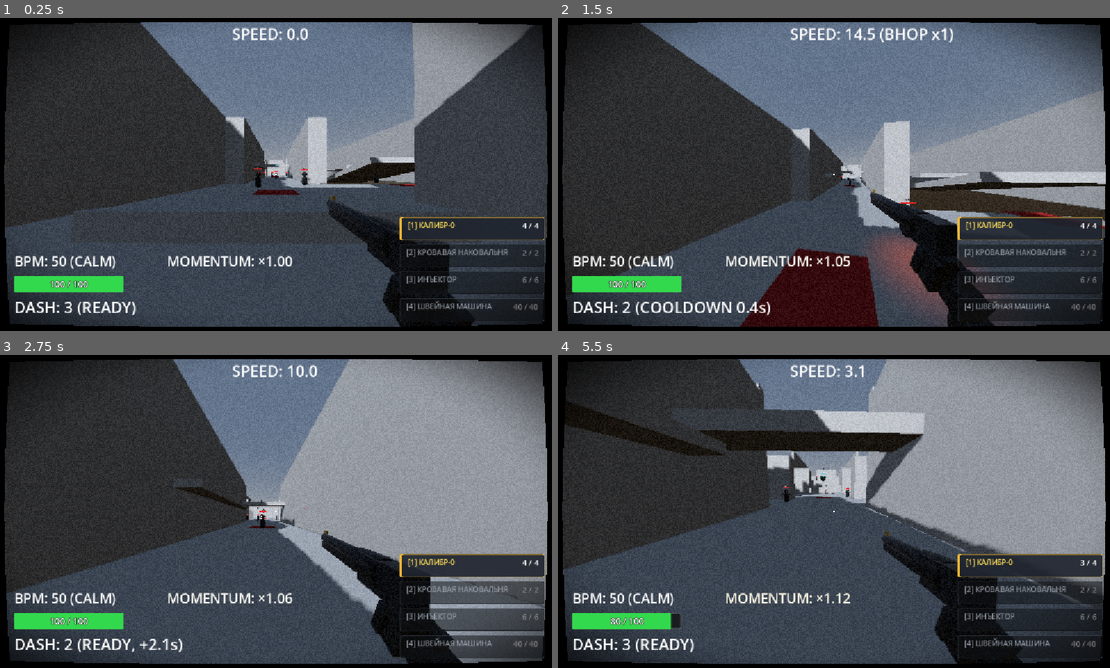
Above: before the commit, frames 1-4 (two rows, left to right).
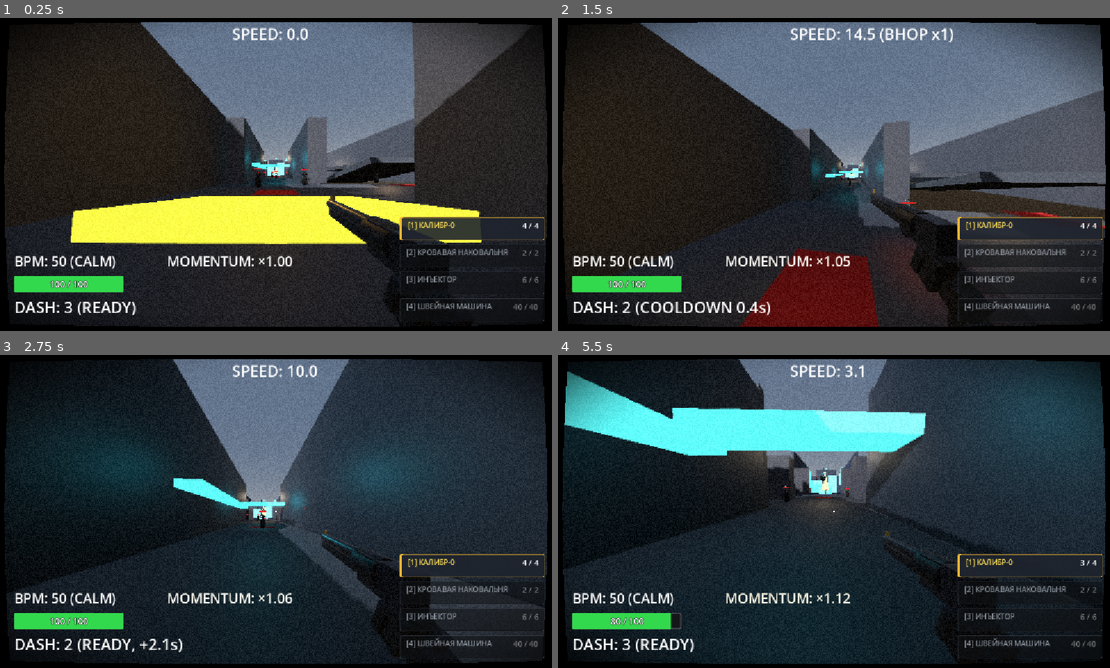
Above: after the commit, the same moments.

Repository: ggou3/voidkill
Game: Godot game, scene res://test_arena.tscn
The game is run twice, just before and just after one commit, with the same random seed, the same clock (stepped at 60 frames per second) and the same inputs. This scene is started directly instead of the project's main scene.
Inputs (mouse positions are in pixels of both pictures, inside the frame that each line leads up to):
- Up to frame 1 (0.25 s): no input
- Up to frame 2 (1.5 s): tap Enter at 0.5 s; move the mouse to (867, 174) at 0.52 s; hold Right mouse button (alt_fire) 0.53-1.28 s; hold W (move_forward) from 0.53 s (still down); tap Space (jump) at 0.77 s; move the mouse to (806, 174) at 1.27 s; tap Shift (dash) at 1.35 s
- Up to frame 3 (2.75 s): keep holding W (move_forward); tap Space (jump) at 1.52 s; move the mouse to (292, 505) at 2.02 s; hold F (melee) from 2.03 s (still down)
- Up to frame 4 (5.5 s): keep holding W (move_forward); move the mouse to (828, 517) at 2.77 s; release F (melee) at 2.78 s; click (828, 517) at 2.85 s; tap Space (jump) at 3.02, 3.77, 4.52 s; move the mouse to (878, 514) at 3.52 s; hold C (slam) 3.53-4.28 s; move the mouse to (789, 508) at 4.27 s; tap Ctrl (slide) at 4.35 s; move the mouse to (839, 511) at 5.02 s; tap 1 at 5.1 s

The runs differ from the first frame. In frame 1, 46% of the frame differs, in the area x 0-100%, y 1-99%; in frame 2, 34%; in frame 3, 74%; in frame 4, 74%.

Commit message:
Add visual differentiation for 7 zones, 4 landmarks, and 6 encounter structures to test_arena

Diff:
--- a/test_arena.tscn
+++ b/test_arena.tscn
@@ -18,6 +18,109 @@
 ambient_light_source = 3
 ambient_light_energy = 0.55
 
+[sub_resource type="StandardMaterial3D" id="Mat_Z1_Floor"]
+albedo_color = Color(0.18, 0.19, 0.22, 1)
+roughness = 0.75
+
+[sub_resource type="StandardMaterial3D" id="Mat_Z1_Wall"]
+albedo_color = Color(0.24, 0.25, 0.28, 1)
+roughness = 0.8
+
+[sub_resource type="StandardMaterial3D" id="Mat_Z1_Ramp"]
+albedo_color = Color(0.85, 0.65, 0.15, 1)
+emission_enabled = true
+emission = Color(0.9, 0.65, 0.15, 1)
+emission_energy_multiplier = 1.8
+
+[sub_resource type="StandardMaterial3D" id="Mat_Z2_Floor"]
+albedo_color = Color(0.12, 0.13, 0.15, 1)
+roughness = 0.7
+
+[sub_resource type="StandardMaterial3D" id="Mat_Z2_Wall"]
+albedo_color = Color(0.14, 0.16, 0.19, 1)
+metallic = 0.35
+roughness = 0.5
+
+[sub_resource type="StandardMaterial3D" id="Mat_Z2_Neon"]
+albedo_color = Color(0.15, 0.9, 1, 1)
+emission_enabled = true
+emission = Color(0.15, 0.9, 1, 1)
+emission_energy_multiplier = 2.5
+
+[sub_resource type="StandardMaterial3D" id="Mat_Z3_Floor"]
+albedo_color = Color(0.1, 0.1, 0.12, 1)
+roughness = 0.65
+
+[sub_resource type="StandardMaterial3D" id="Mat_Z3_Wall"]
+albedo_color = Color(0.17, 0.17, 0.2, 1)
+roughness = 0.6
+
+[sub_resource type="StandardMaterial3D" id="Mat_Z3_Gold"]
+albedo_color = Color(1, 0.82, 0.2, 1)
+emission_enabled = true
+emission = Color(1, 0.82, 0.2, 1)
+emission_energy_multiplier = 3.0
+
+[sub_resource type="StandardMaterial3D" id="Mat_Z4_Floor"]
+albedo_color = Color(0.08, 0.1, 0.15, 1)
+roughness = 0.7
+
+[sub_resource type="StandardMaterial3D" id="Mat_Z4_Wall"]
+albedo_color = Color(0.11, 0.15, 0.22, 1)
+roughness = 0.6
+
+[sub_resource type="StandardMaterial3D" id="Mat_Z4_Tier"]
+albedo_color = Color(0.2, 0.55, 1, 1)
+emission_enabled = true
+emission = Color(0.2, 0.55, 1, 1)
+emission_energy_multiplier = 2.2
+
+[sub_resource type="StandardMaterial3D" id="Mat_Z5_Floor"]
+albedo_color = Color(0.15, 0.08, 0.08, 1)
+roughness = 0.85
+
+[sub_resource type="StandardMaterial3D" id="Mat_Z5_Wall"]
+albedo_color = Color(0.22, 0.1, 0.1, 1)
+roughness = 0.8
+
+[sub_resource type="StandardMaterial3D" id="Mat_Z5_RedGlow"]
+albedo_color = Color(1, 0.15, 0.1, 1)
+emission_enabled = true
+emission = Color(1, 0.15, 0.1, 1)
+emission_energy_multiplier = 3.0
+
+[sub_resource type="StandardMaterial3D" id="Mat_Z6_Floor"]
+albedo_color = Color(0.1, 0.14, 0.12, 1)
+roughness = 0.7
+
+[sub_resource type="StandardMaterial3D" id="Mat_Z6_Wall"]
+albedo_color = Color(0.15, 0.2, 0.18, 1)
+roughness = 0.6
+
+[sub_resource type="StandardMaterial3D" id="Mat_Z6_Emerald"]
+albedo_color = Color(0.15, 1, 0.65, 1)
+emission_enabled = true
+emission = Color(0.15, 1, 0.65, 1)
+emission_energy_multiplier = 3.0
+
+[sub_resource type="StandardMaterial3D" id="Mat_Z7_Floor"]
+albedo_color = Color(0.25, 0.26, 0.28, 1)
+roughness = 0.6
+
+[sub_resource type="StandardMaterial3D" id="Mat_Z7_Wall"]
+albedo_color = Color(0.3, 0.31, 0.34, 1)
+roughness = 0.55
+
+[sub_resource type="PrismMesh" id="PrismMesh_monolith"]
+size = Vector3(3, 8, 3)
+
+[sub_resource type="BoxMesh" id="BoxMesh_arch"]
+size = Vector3(8, 1, 2)
+
+[sub_resource type="SphereMesh" id="SphereMesh_beacon"]
+radius = 0.8
+height = 1.6
+
 [node name="TestArena" type="Node3D" unique_id=247403531]
 
 [node name="WorldEnvironment" type="WorldEnvironment" parent="." unique_id=1014781510]
@@ -34,36 +137,43 @@
 
 [node name="Z1_Floor" type="CSGBox3D" parent="NavigationRegion3D/Zone1_Runway" unique_id=1728805485]
 transform = Transform3D(1, 0, 0, 0, 1, 0, 0, 0, 1, 0, -0.5, 30)
+material = SubResource("Mat_Z1_Floor")
 use_collision = true
 size = Vector3(16, 1, 30)
 
 [node name="Z1_SouthWall" type="CSGBox3D" parent="NavigationRegion3D/Zone1_Runway" unique_id=1083134291]
 transform = Transform3D(1, 0, 0, 0, 1, 0, 0, 0, 1, 0, 5, 45.5)
+material = SubResource("Mat_Z1_Wall")
 use_collision = true
 size = Vector3(16, 11, 1)
 
 [node name="Z1_WestWall" type="CSGBox3D" parent="NavigationRegion3D/Zone1_Runway" unique_id=1101970577]
 transform = Transform3D(1, 0, 0, 0, 1, 0, 0, 0, 1, -8.5, 5, 30)
+material = SubResource("Mat_Z1_Wall")
 use_collision = true
 size = Vector3(1, 11, 30)
 
 [node name="Z1_EastWall" type="CSGBox3D" parent="NavigationRegion3D/Zone1_Runway" unique_id=1890040458]
 transform = Transform3D(1, 0, 0, 0, 1, 0, 0, 0, 1, 8.5, 5, 38)
+material = SubResource("Mat_Z1_Wall")
 use_collision = true
 size = Vector3(1, 11, 14)
 
 [node name="Z1_TransitionWest" type="CSGBox3D" parent="NavigationRegion3D/Zone1_Runway" unique_id=901660434]
 transform = Transform3D(1, 0, 0, 0, 1, 0, 0, 0, 1, -6.5, 5, 15)
+material = SubResource("Mat_Z1_Wall")
 use_collision = true
 size = Vector3(3, 11, 1)
 
 [node name="Z1_TransitionEast" type="CSGBox3D" parent="NavigationRegion3D/Zone1_Runway" unique_id=113132078]
 transform = Transform3D(1, 0, 0, 0, 1, 0, 0, 0, 1, 6.5, 5, 15)
+material = SubResource("Mat_Z1_Wall")
 use_collision = true
 size = Vector3(3, 11, 1)
 
 [node name="Z1_SpeedRamp" type="CSGBox3D" parent="NavigationRegion3D/Zone1_Runway" unique_id=316343154]
 transform = Transform3D(1, 0, 0, 0, 0.996195, 0.0871557, 0, -0.0871557, 0.996195, 0, 0.3, 34)
+material = SubResource("Mat_Z1_Ramp")
 use_collision = true
 size = Vector3(8, 0.6, 6)
 
@@ -71,26 +181,31 @@
 
 [node name="Z2_Floor" type="CSGBox3D" parent="NavigationRegion3D/Zone2_WallrunCorridor" unique_id=960584581]
 transform = Transform3D(1, 0, 0, 0, 1, 0, 0, 0, 1, 0, -0.5, -5)
+material = SubResource("Mat_Z2_Floor")
 use_collision = true
 size = Vector3(10, 1, 40)
 
 [node name="Z2_WallrunWest" type="CSGBox3D" parent="NavigationRegion3D/Zone2_WallrunCorridor" unique_id=1993895801]
 transform = Transform3D(1, 0, 0, 0, 1, 0, 0, 0, 1, -5.5, 5, -5)
+material = SubResource("Mat_Z2_Wall")
 use_collision = true
 size = Vector3(1, 11, 40)
 
 [node name="Z2_WallrunEast" type="CSGBox3D" parent="NavigationRegion3D/Zone2_WallrunCorridor" unique_id=954308322]
 transform = Transform3D(1, 0, 0, 0, 1, 0, 0, 0, 1, 5.5, 5, -5)
+material = SubResource("Mat_Z2_Wall")
 use_collision = true
 size = Vector3(1, 11, 40)
 
 [node name="Z2_WallrunRailWest" type="CSGBox3D" parent="NavigationRegion3D/Zone2_WallrunCorridor" unique_id=1925604214]
 transform = Transform3D(1, 0, 0, 0, 1, 0, 0, 0, 1, -4.2, 3.5, -5)
+material = SubResource("Mat_Z2_Neon")
 use_collision = true
 size = Vector3(1.6, 0.5, 24)
 
 [node name="Z2_CrossBeamPerch" type="CSGBox3D" parent="NavigationRegion3D/Zone2_WallrunCorridor" unique_id=968191822]
 transform = Transform3D(1, 0, 0, 0, 1, 0, 0, 0, 1, 0, 4.5, -18)
+material = SubResource("Mat_Z2_Neon")
 use_collision = true
 size = Vector3(10, 0.8, 3)
 
@@ -98,66 +213,79 @@
 
 [node name="Z3_Floor" type="CSGBox3D" parent="NavigationRegion3D/Zone3_GrandArena" unique_id=1883540524]
 transform = Transform3D(1, 0, 0, 0, 1, 0, 0, 0, 1, 0, -0.5, -50)
+material = SubResource("Mat_Z3_Floor")
 use_collision = true
 size = Vector3(40, 1, 50)
 
 [node name="Z3_SouthPortalWest" type="CSGBox3D" parent="NavigationRegion3D/Zone3_GrandArena" unique_id=784013423]
 transform = Transform3D(1, 0, 0, 0, 1, 0, 0, 0, 1, -12.5, 5.5, -25)
+material = SubResource("Mat_Z3_Wall")
 use_collision = true
 size = Vector3(15, 11, 1)
 
 [node name="Z3_SouthPortalEast" type="CSGBox3D" parent="NavigationRegion3D/Zone3_GrandArena" unique_id=479249405]
 transform = Transform3D(1, 0, 0, 0, 1, 0, 0, 0, 1, 12.5, 5.5, -25)
+material = SubResource("Mat_Z3_Wall")
 use_collision = true
 size = Vector3(15, 11, 1)
 
 [node name="Z3_WestWall" type="CSGBox3D" parent="NavigationRegion3D/Zone3_GrandArena" unique_id=1457444321]
 transform = Transform3D(1, 0, 0, 0, 1, 0, 0, 0, 1, -20.5, 5.5, -50)
+material = SubResource("Mat_Z3_Wall")
 use_collision = true
 size = Vector3(1, 11, 50)
 
 [node name="Z3_EastWallNorth" type="CSGBox3D" parent="NavigationRegion3D/Zone3_GrandArena" unique_id=667626350]
 transform = Transform3D(1, 0, 0, 0, 1, 0, 0, 0, 1, 20.5, 5.5, -64)
+material = SubResource("Mat_Z3_Wall")
 use_collision = true
 size = Vector3(1, 11, 22)
 
 [node name="Z3_EastWallSouth" type="CSGBox3D" parent="NavigationRegion3D/Zone3_GrandArena" unique_id=816447845]
 transform = Transform3D(1, 0, 0, 0, 1, 0, 0, 0, 1, 20.5, 5.5, -36)
+material = SubResource("Mat_Z3_Wall")
 use_collision = true
 size = Vector3(1, 11, 22)
 
 [node name="Z3_EastBalconyRailing" type="CSGBox3D" parent="NavigationRegion3D/Zone3_GrandArena" unique_id=853325173]
 transform = Transform3D(1, 0, 0, 0, 1, 0, 0, 0, 1, 20.5, 0.6, -50)
+material = SubResource("Mat_Z3_Gold")
 use_collision = true
 size = Vector3(1, 1.2, 6)
 
 [node name="Z3_PillarWest" type="CSGBox3D" parent="NavigationRegion3D/Zone3_GrandArena" unique_id=1289187769]
 transform = Transform3D(1, 0, 0, 0, 1, 0, 0, 0, 1, -8, 4, -40)
+material = SubResource("Mat_Z3_Wall")
 use_collision = true
 size = Vector3(4, 8, 4)
 
 [node name="Z3_PillarEast" type="CSGBox3D" parent="NavigationRegion3D/Zone3_GrandArena" unique_id=6877742]
 transform = Transform3D(1, 0, 0, 0, 1, 0, 0, 0, 1, 8, 4, -40)
+material = SubResource("Mat_Z3_Wall")
 use_collision = true
 size = Vector3(4, 8, 4)
 
 [node name="Z3_WallrunFlank" type="CSGBox3D" parent="NavigationRegion3D/Zone3_GrandArena" unique_id=2020779545]
 transform = Transform3D(1, 0, 0, 0, 1, 0, 0, 0, 1, -12, 4.5, -58)
+material = SubResource("Mat_Z3_Wall")
 use_collision = true
 size = Vector3(1, 9, 16)
 
 [node name="Z3_SniperNest" type="CSGBox3D" parent="NavigationRegion3D/Zone3_GrandArena" unique_id=1909356843]
 transform = Transform3D(1, 0, 0, 0, 1, 0, 0, 0, 1, 14, 2.5, -55)
+material = SubResource("Mat_Z3_Wall")
 use_collision = true
 size = Vector3(8, 5, 8)
 
 [node name="Z3_NorthPortalWest" type="CSGBox3D" parent="NavigationRegion3D/Zone3_GrandArena" unique_id=316873893]
 transform = Transform3D(1, 0, 0, 0, 1, 0, 0, 0, 1, -13.5, 5.5, -75)
+material = SubResource("Mat_Z3_Wall")
 use_collision = true
 size = Vector3(13, 11, 1)
 
 [node name="Z3_NorthPortalEast" type="CSGBox3D" parent="NavigationRegion3D/Zone3_GrandArena" unique_id=115772895]
 transform = Transform3D(1, 0, 0, 0, 1, 0, 0, 0, 1, 13.5, 5.5, -75)
+material = SubResource("Mat_Z3_Wall")
 use_collision = true
 size = Vector3(13, 11, 1)
 
@@ -165,56 +293,67 @@
 
 [node name="Z4_Floor" type="CSGBox3D" parent="NavigationRegion3D/Zone4_VerticalSector" unique_id=333282612]
 transform = Transform3D(1, 0, 0, 0, 1, 0, 0, 0, 1, 0, -0.5, -100)
+material = SubResource("Mat_Z4_Floor")
 use_collision = true
 size = Vector3(26, 1, 50)
 
 [node name="Z4_WestWallHigh" type="CSGBox3D" parent="NavigationRegion3D/Zone4_VerticalSector" unique_id=957765030]
 transform = Transform3D(1, 0, 0, 0, 1, 0, 0, 0, 1, -13.5, 9, -100)
+material = SubResource("Mat_Z4_Wall")
 use_collision = true
 size = Vector3(1, 18, 50)
 
 [node name="Z4_EastWallHigh" type="CSGBox3D" parent="NavigationRegion3D/Zone4_VerticalSector" unique_id=1175256906]
 transform = Transform3D(1, 0, 0, 0, 1, 0, 0, 0, 1, 13.5, 9, -100)
+material = SubResource("Mat_Z4_Wall")
 use_collision = true
 size = Vector3(1, 18, 50)
 
 [node name="Z4_Tier1" type="CSGBox3D" parent="NavigationRegion3D/Zone4_VerticalSector" unique_id=797238789]
 transform = Transform3D(1, 0, 0, 0, 1, 0, 0, 0, 1, 0, 1.5, -84)
+material = SubResource("Mat_Z4_Tier")
 use_collision = true
 size = Vector3(6, 3, 6)
 
 [node name="Z4_Tier2" type="CSGBox3D" parent="NavigationRegion3D/Zone4_VerticalSector" unique_id=396623451]
 transform = Transform3D(1, 0, 0, 0, 1, 0, 0, 0, 1, -5, 3.5, -94)
+material = SubResource("Mat_Z4_Tier")
 use_collision = true
 size = Vector3(6, 7, 6)
 
 [node name="Z4_Tier3" type="CSGBox3D" parent="NavigationRegion3D/Zone4_VerticalSector" unique_id=1014844014]
 transform = Transform3D(1, 0, 0, 0, 1, 0, 0, 0, 1, 4, 5.5, -105)
+material = SubResource("Mat_Z4_Tier")
 use_collision = true
 size = Vector3(6, 11, 6)
 
 [node name="Z4_HighOverlookBridge" type="CSGBox3D" parent="NavigationRegion3D/Zone4_VerticalSector" unique_id=84311640]
 transform = Transform3D(1, 0, 0, 0, 1, 0, 0, 0, 1, 0, 7.5, -116)
+material = SubResource("Mat_Z4_Wall")
 use_collision = true
 size = Vector3(14, 15, 6)
 
 [node name="Z4_WallrunPanelWest" type="CSGBox3D" parent="NavigationRegion3D/Zone4_VerticalSector" unique_id=1644308774]
 transform = Transform3D(1, 0, 0, 0, 1, 0, 0, 0, 1, -9.5, 8, -94)
+material = SubResource("Mat_Z4_Tier")
 use_collision = true
 size = Vector3(1, 10, 12)
 
 [node name="Z4_WallrunPanelEast" type="CSGBox3D" parent="NavigationRegion3D/Zone4_VerticalSector" unique_id=371208683]
 transform = Transform3D(1, 0, 0, 0, 1, 0, 0, 0, 1, 9.5, 10, -105)
+material = SubResource("Mat_Z4_Tier")
 use_collision = true
 size = Vector3(1, 10, 12)
 
 [node name="Z4_PortalWest" type="CSGBox3D" parent="NavigationRegion3D/Zone4_VerticalSector" unique_id=1795527078]
 transform = Transform3D(1, 0, 0, 0, 1, 0, 0, 0, 1, -9, 6, -125)
+material = SubResource("Mat_Z4_Wall")
 use_collision = true
 size = Vector3(6, 12, 1)
 
 [node name="Z4_PortalEast" type="CSGBox3D" parent="NavigationRegion3D/Zone4_VerticalSector" unique_id=339264974]
 transform = Transform3D(1, 0, 0, 0, 1, 0, 0, 0, 1, 9, 6, -125)
+material = SubResource("Mat_Z4_Wall")
 use_collision = true
 size = Vector3(6, 12, 1)
 
@@ -222,36 +361,43 @@
 
 [node name="Z5_Floor" type="CSGBox3D" parent="NavigationRegion3D/Zone5_CQCBunker" unique_id=1396201212]
 transform = Transform3D(1, 0, 0, 0, 1, 0, 0, 0, 1, 0, -0.5, -150)
+material = SubResource("Mat_Z5_Floor")
 use_collision = true
 size = Vector3(24, 1, 50)
 
 [node name="Z5_WestWall" type="CSGBox3D" parent="NavigationRegion3D/Zone5_CQCBunker" unique_id=816254724]
 transform = Transform3D(1, 0, 0, 0, 1, 0, 0, 0, 1, -12.5, 4, -150)
+material = SubResource("Mat_Z5_Wall")
 use_collision = true
 size = Vector3(1, 8, 50)
 
 [node name="Z5_EastWall" type="CSGBox3D" parent="NavigationRegion3D/Zone5_CQCBunker" unique_id=2039612357]
 transform = Transform3D(1, 0, 0, 0, 1, 0, 0, 0, 1, 12.5, 4, -150)
+material = SubResource("Mat_Z5_Wall")
 use_collision = true
 size = Vector3(1, 8, 50)
 
 [node name="Z5_BaffleWall1" type="CSGBox3D" parent="NavigationRegion3D/Zone5_CQCBunker" unique_id=1069375513]
 transform = Transform3D(1, 0, 0, 0, 1, 0, 0, 0, 1, -4, 4, -135)
+material = SubResource("Mat_Z5_Wall")
 use_collision = true
 size = Vector3(14, 8, 1)
 
 [node name="Z5_BaffleWall2" type="CSGBox3D" parent="NavigationRegion3D/Zone5_CQCBunker" unique_id=687066934]
 transform = Transform3D(1, 0, 0, 0, 1, 0, 0, 0, 1, 4, 4, -145)
+material = SubResource("Mat_Z5_Wall")
 use_collision = true
 size = Vector3(14, 8, 1)
 
 [node name="Z5_LaneDivider" type="CSGBox3D" parent="NavigationRegion3D/Zone5_CQCBunker" unique_id=850021582]
 transform = Transform3D(1, 0, 0, 0, 1, 0, 0, 0, 1, -2, 4, -155)
+material = SubResource("Mat_Z5_RedGlow")
 use_collision = true
 size = Vector3(1, 8, 12)
 
 [node name="Z5_FinalPortalWall" type="CSGBox3D" parent="NavigationRegion3D/Zone5_CQCBunker" unique_id=1547996306]
 transform = Transform3D(1, 0, 0, 0, 1, 0, 0, 0, 1, -4, 4, -165)
+material = SubResource("Mat_Z5_Wall")
 use_collision = true
 size = Vector3(14, 8, 1)
 
@@ -259,26 +405,31 @@
 
 [node name="Z6_Floor" type="CSGBox3D" parent="NavigationRegion3D/Zone6_TransitPlaza" unique_id=1815123284]
 transform = Transform3D(1, 0, 0, 0, 1, 0, 0, 0, 1, 7, -0.5, -185)
+material = SubResource("Mat_Z6_Floor")
 use_collision = true
 size = Vector3(38, 1, 20)
 
 [node name="Z6_NorthWall" type="CSGBox3D" parent="NavigationRegion3D/Zone6_TransitPlaza" unique_id=1068929497]
 transform = Transform3D(1, 0, 0, 0, 1, 0, 0, 0, 1, 7, 5, -195.5)
+material = SubResource("Mat_Z6_Wall")
 use_collision = true
 size = Vector3(38, 11, 1)
 
 [node name="Z6_WestWall" type="CSGBox3D" parent="NavigationRegion3D/Zone6_TransitPlaza" unique_id=529049662]
 transform = Transform3D(1, 0, 0, 0, 1, 0, 0, 0, 1, -12.5, 5, -185)
+material = SubResource("Mat_Z6_Wall")
 use_collision = true
 size = Vector3(1, 11, 20)
 
 [node name="Z6_SouthWallInner" type="CSGBox3D" parent="NavigationRegion3D/Zone6_TransitPlaza" unique_id=1706940947]
 transform = Transform3D(1, 0, 0, 0, 1, 0, 0, 0, 1, -3.5, 5, -175.5)
+material = SubResource("Mat_Z6_Wall")
 use_collision = true
 size = Vector3(17, 11, 1)
 
 [node name="Z6_CenterPillar" type="CSGBox3D" parent="NavigationRegion3D/Zone6_TransitPlaza" unique_id=1050000866]
 transform = Transform3D(1, 0, 0, 0, 1, 0, 0, 0, 1, 6, 3, -185)
+material = SubResource("Mat_Z6_Wall")
 use_collision = true
 size = Vector3(4, 6, 4)
 
@@ -286,31 +437,37 @@
 
 [node name="Z7_FloorSouth" type="CSGBox3D" parent="NavigationRegion3D/Zone7_ReturnHighway" unique_id=2136364831]
 transform = Transform3D(1, 0, 0, 0, 1, 0, 0, 0, 1, 26, -0.5, -135)
+material = SubResource("Mat_Z7_Floor")
 use_collision = true
 size = Vector3(12, 1, 80)
 
 [node name="Z7_FloorMidBalcony" type="CSGBox3D" parent="NavigationRegion3D/Zone7_ReturnHighway" unique_id=83911465]
 transform = Transform3D(1, 0, 0, 0, 1, 0, 0, 0, 1, 26, 3.5, -50)
+material = SubResource("Mat_Z7_Floor")
 use_collision = true
 size = Vector3(12, 1, 90)
 
 [node name="Z7_RampUp" type="CSGBox3D" parent="NavigationRegion3D/Zone7_ReturnHighway" unique_id=726749781]
 transform = Transform3D(1, 0, 0, 0, 0.984808, -0.173648, 0, 0.173648, 0.984808, 26, 1.5, -95)
+material = SubResource("Mat_Z7_Floor")
 use_collision = true
 size = Vector3(12, 1, 24)
 
 [node name="Z7_RampDownToStart" type="CSGBox3D" parent="NavigationRegion3D/Zone7_ReturnHighway" unique_id=1537201131]
 transform = Transform3D(1, 0, 0, 0, 0.984808, 0.173648, 0, -0.173648, 0.984808, 20, 1.5, 5)
+material = SubResource("Mat_Z7_Floor")
 use_collision = true
 size = Vector3(12, 1, 24)
 
 [node name="Z7_FloorLoopReturn" type="CSGBox3D" parent="NavigationRegion3D/Zone7_ReturnHighway" unique_id=473126135]
 transform = Transform3D(1, 0, 0, 0, 1, 0, 0, 0, 1, 14, -0.5, 25)
+material = SubResource("Mat_Z7_Floor")
 use_collision = true
 size = Vector3(16, 1, 16)
 
 [node name="Z7_OuterEastWall" type="CSGBox3D" parent="NavigationRegion3D/Zone7_ReturnHighway" unique_id=1959394211]
 transform = Transform3D(1, 0, 0, 0, 1, 0, 0, 0, 1, 32.5, 7, -85)
+material = SubResource("Mat_Z7_Wall")
 use_collision = true
 size = Vector3(1, 15, 220)
 
@@ -375,6 +532,108 @@
 [node name="Pool_Z7_ReturnSlide" parent="BloodPools" unique_id=496056635 instance=ExtResource("3_blood_pool")]
 transform = Transform3D(1, 0, 0, 0, 1, 0, 0, 0, 1, 18, 0.05, 18)
 
+[node name="ZoneLighting" type="Node3D" parent="." unique_id=710000001]
+
+[node name="Light_Z1_Runway" type="OmniLight3D" parent="ZoneLighting" unique_id=710000002]
+transform = Transform3D(1, 0, 0, 0, 1, 0, 0, 0, 1, 0, 5, 30)
+light_color = Color(1, 0.75, 0.25, 1)
+light_energy = 1.8
+omni_range = 22.0
+
+[node name="Light_Z2_ConduitNorth" type="OmniLight3D" parent="ZoneLighting" unique_id=710000003]
+transform = Transform3D(1, 0, 0, 0, 1, 0, 0, 0, 1, 0, 5, 5)
+light_color = Color(0.15, 0.9, 1, 1)
+light_energy = 1.6
+omni_range = 18.0
+
+[node name="Light_Z2_ConduitSouth" type="OmniLight3D" parent="ZoneLighting" unique_id=710000004]
+transform = Transform3D(1, 0, 0, 0, 1, 0, 0, 0, 1, 0, 5, -15)
+light_color = Color(0.15, 0.9, 1, 1)
+light_energy = 1.6
+omni_range = 18.0
+
+[node name="Light_Z3_ArenaCenter" type="OmniLight3D" parent="ZoneLighting" unique_id=710000005]
+transform = Transform3D(1, 0, 0, 0, 1, 0, 0, 0, 1, 0, 10, -45)
+light_color = Color(1, 0.92, 0.8, 1)
+light_energy = 2.4
+omni_range = 38.0
+
+[node name="Light_Z3_SniperNest" type="OmniLight3D" parent="ZoneLighting" unique_id=710000006]
+transform = Transform3D(1, 0, 0, 0, 1, 0, 0, 0, 1, 14, 6.5, -55)
+light_color = Color(1, 0.8, 0.3, 1)
+light_energy = 1.5
+omni_range = 14.0
+
+[node name="Light_Z4_ReactorBase" type="OmniLight3D" parent="ZoneLighting" unique_id=710000007]
+transform = Transform3D(1, 0, 0, 0, 1, 0, 0, 0, 1, 0, 4, -85)
+light_color = Color(0.2, 0.55, 1, 1)
+light_energy = 1.8
+omni_range = 22.0
+
+[node name="Light_Z4_ApexOverlook" type="OmniLight3D" parent="ZoneLighting" unique_id=710000008]
+transform = Transform3D(1, 0, 0, 0, 1, 0, 0, 0, 1, 0, 16.5, -116)
+light_color = Color(0.3, 0.7, 1, 1)
+light_energy = 2.6
+omni_range = 28.0
+
+[node name="Light_Z5_BunkerEntry" type="OmniLight3D" parent="ZoneLighting" unique_id=710000009]
+transform = Transform3D(1, 0, 0, 0, 1, 0, 0, 0, 1, 0, 4.5, -135)
+light_color = Color(1, 0.15, 0.1, 1)
+light_energy = 2.0
+omni_range = 18.0
+
+[node name="Light_Z5_BunkerChoke" type="OmniLight3D" parent="ZoneLighting" unique_id=710000010]
+transform = Transform3D(1, 0, 0, 0, 1, 0, 0, 0, 1, -4, 4.5, -150)
+light_color = Color(1, 0.18, 0.12, 1)
+light_energy = 2.0
+omni_range = 18.0
+
+[node name="Light_Z5_Killbox" type="OmniLight3D" parent="ZoneLighting" unique_id=710000011]
+transform = Transform3D(1, 0, 0, 0, 1, 0, 0, 0, 1, 0, 4.5, -165)
+light_color = Color(1, 0.12, 0.1, 1)
+light_energy = 2.2
+omni_range = 18.0
+
+[node name="Light_Z6_PlazaBeacon" type="OmniLight3D" parent="ZoneLighting" unique_id=710000012]
+transform = Transform3D(1, 0, 0, 0, 1, 0, 0, 0, 1, 6, 6, -185)
+light_color = Color(0.2, 1, 0.65, 1)
+light_energy = 2.5
+omni_range = 28.0
+
+[node name="Light_Z7_OverlookBalcony" type="OmniLight3D" parent="ZoneLighting" unique_id=710000013]
+transform = Transform3D(1, 0, 0, 0, 1, 0, 0, 0, 1, 26, 7.5, -50)
+light_color = Color(1, 0.95, 0.85, 1)
+light_energy = 1.6
+omni_range = 32.0
+
+[node name="Light_Z7_SlideReturn" type="OmniLight3D" parent="ZoneLighting" unique_id=710000014]
+transform = Transform3D(1, 0, 0, 0, 1, 0, 0, 0, 1, 18, 4.5, 15)
+light_color = Color(1, 0.85, 0.7, 1)
+light_energy = 1.5
+omni_range = 22.0
+
+[node name="Landmarks" type="Node3D" parent="." unique_id=720000001]
+
+[node name="Landmark1_VoidMonolith" type="MeshInstance3D" parent="Landmarks" unique_id=720000002]
+transform = Transform3D(1, 0, 0, 0, 1, 0, 0, 0, 1, 0, 6, -72)
+mesh = SubResource("PrismMesh_monolith")
+surface_material_override/0 = SubResource("Mat_Z3_Gold")
+
+[node name="Landmark2_ApexBeacon" type="MeshInstance3D" parent="Landmarks" unique_id=720000003]
+transform = Transform3D(1, 0, 0, 0, 1, 0, 0, 0, 1, 0, 16.5, -116)
+mesh = SubResource("SphereMesh_beacon")
+surface_material_override/0 = SubResource("Mat_Z4_Tier")
+
+[node name="Landmark3_BlastGateArch" type="MeshInstance3D" parent="Landmarks" unique_id=720000004]
+transform = Transform3D(1, 0, 0, 0, 1, 0, 0, 0, 1, 0, 6, -125.5)
+mesh = SubResource("BoxMesh_arch")
+surface_material_override/0 = SubResource("Mat_Z5_RedGlow")
+
+[node name="Landmark4_PlazaBeacon" type="MeshInstance3D" parent="Landmarks" unique_id=720000005]
+transform = Transform3D(1, 0, 0, 0, 1, 0, 0, 0, 1, 6, 6.5, -185)
+mesh = SubResource("SphereMesh_beacon")
+surface_material_override/0 = SubResource("Mat_Z6_Emerald")
+
 [node name="Player" parent="." unique_id=814342954 instance=ExtResource("1_player")]
 transform = Transform3D(1, 0, 0, 0, 1, 0, 0, 0, 1, 0, 1.5, 40)
 
Not shown, changed: DESIGN.md
